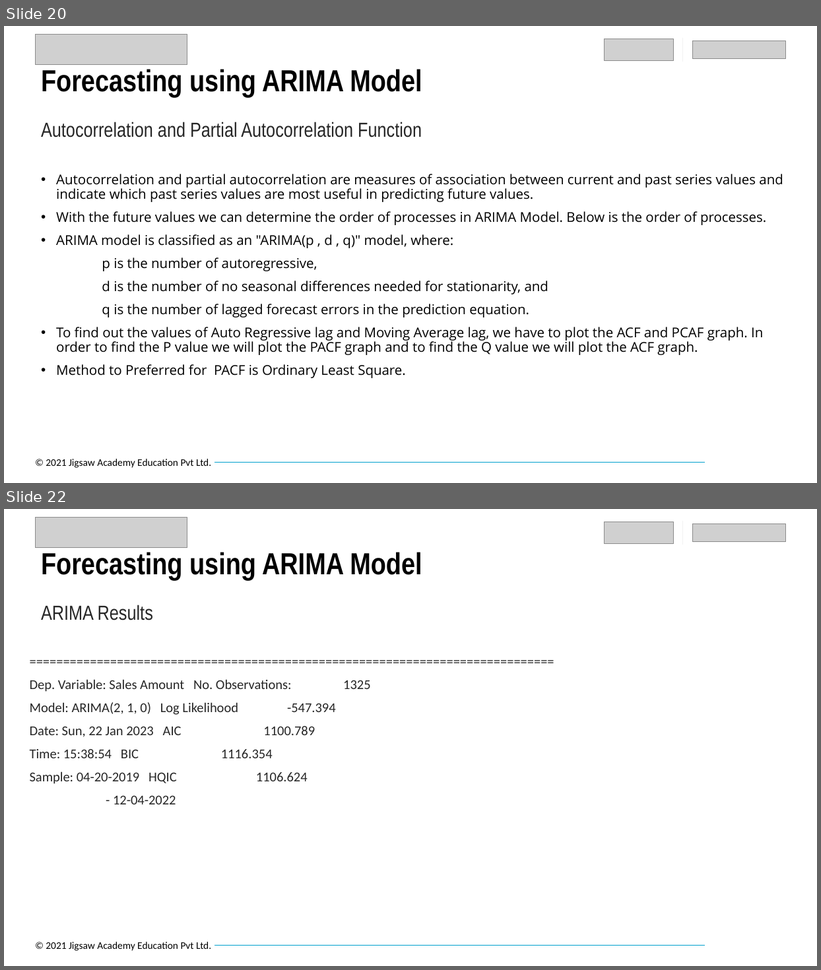
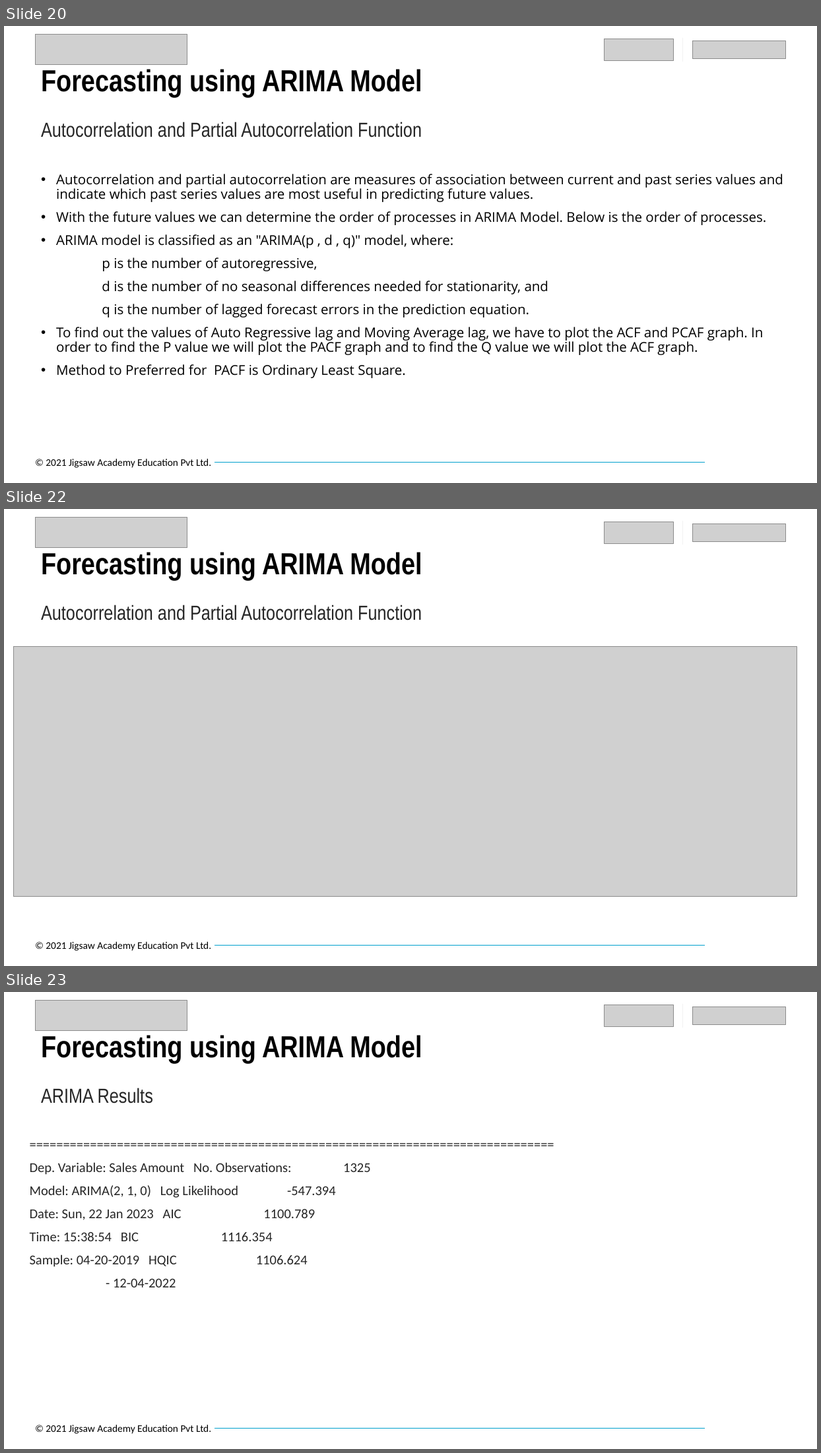
Before and after one commit to priyamgupta281/IPBA_BYOP, a slide deck: Final_PPT_Code/Retail_Revenue_Forecasting_Group_K.pptx. Shown one above the other, each under a label of ours: slides 20 and 22 before the commit, slides 20, 22 and 23 after it; the slides between them are not shown. The pictures are 821x970 and 821x1453 pixels, drawn with LibreOffice and Linux fonts; fonts in the diff are those of the drawing; grey boxes stand for pictures; background and template pictures are left out. Boxes give left, top, right and bottom in pixels: in the first picture for what was removed or moved away, otherwise in the second. Text is boxed around its words. In the diff, an @@ line names an element or a change of style, - is before the commit and + after.

```diff
--- a/Final_PPT_Code/Retail_Revenue_Forecasting_Group_K.pptx
+++ b/Final_PPT_Code/Retail_Revenue_Forecasting_Group_K.pptx
@@ slide 22 added at [4,509,817,966], background #FFFFFF; not listed: 2 template elements that a slide beside it also shows @@
@@ picture added at [35,518,187,548] @@
@@ picture added at [605,522,674,543] @@
@@ line added from (683, 521) to (683, 545), #F2F2F2 0.5 pt @@
@@ picture added at [693,524,787,542] @@
@@ title added at [41,552,422,580], 36 pt, text #000000, bold @@
+Forecasting using ARIMA Model
@@ text added at [41,605,422,621], 24 pt, text #262626 @@
+Autocorrelation and Partial Autocorrelation Function
@@ picture added at [14,647,797,897] @@
@@ what was slide 22 is now slide 23 @@
```
Also in this commit, not shown: 4 slides changed, 2 other slides added.
